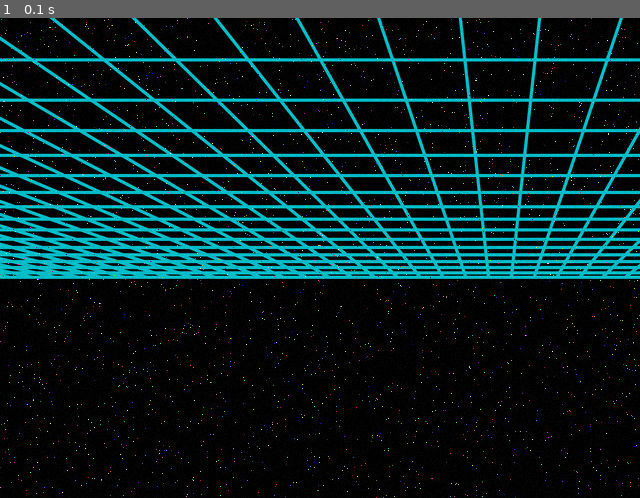
Above: before the commit, frame 1.
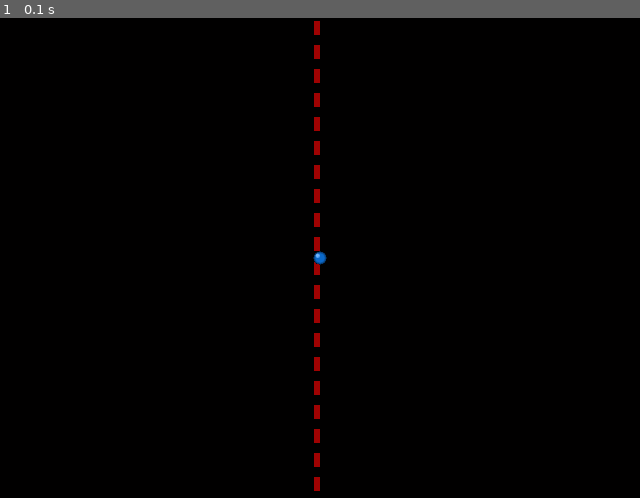
Above: after the commit, the same moment.

Repository: tulkas72/pygameProjs
Game: pygame game, started from gameObject.py
The game is run twice, just before and just after one commit, with the same random seed, the same clock (stepped at 60 frames per second) and the same inputs.
Inputs:
- Up to frame 1 (0.1 s): no input

The runs differ from the first frame. In frame 1, 21% of the frame differs, in the area x 0-100%, y 0-100%.

Commit message:
Añadidas imágenes de fondo y de la bola para pong. Añadida la carga y visualización de las imágenes de fondo y pelota para pong.

Diff:
--- a/gameObject.py
+++ b/gameObject.py
@@ -12,8 +12,55 @@
 WIDTH = 640
 HEIGHT = 480
 
+
 # Clases
 # ---------------------------------------------------------------------
+
+class Bola(pygame.sprite.Sprite):
+    """
+    La línea 1 crea la clase Bola que hereda los métodos de la clase pygame.sprite.Sprite, esto es muy importante
+    debido a que contiene métodos necesarios para el manejo de Sprites.
+
+    La línea 2 crea el método __init__ que inicializa la clase.
+
+    La línea 3 invoca al método init de la clase heredada, muy importante también y difícil de explicar para comenzar.
+
+    La línea 4 ya nos suena más y lo que hace es cargar con nuestra función load_image() la imagen de la pelota,
+    como vemos tenemos puesto True porque la pelota si tiene zonas transparentes.
+
+    La línea 5 es de las cosas más útiles de pygame la función self.image.get_rect() obtiene un rectangulo con las
+    dimensiones y posición de la imagen (en este caso self.image) y se lo asignamos a self.rect
+
+    Aquí hago un inciso para comentar que get_rect() tiene unos parámetros muy útiles que podemos modificar para
+    posicionar y redimensionar nuestra imagen, son los siguientes:
+
+        top, left, bottom, right
+        topleft, bottomleft, topright, bottomright
+        midtop, midleft, midbottom, midright
+        center, centerx, centery
+        size, width, height
+        w, h
+
+    Así que podemos acceder a los diferentes valores como self.rect.centerx que nos devuelve la posición central de
+    la pelota respecto al ancho de la pantalla, y así con todos es cuestión de probarlos, pero más o menos se
+    entiende lo que devuelve cada uno. Lo mejor de todos ellos es que si cambias el valor de alguno el resto se
+    actualiza. Aquí lo tenéis mejor expliado.
+
+    En la línea 6 y 7 usamos las propiedades de rect y con centerx y centery definimos el centro de la pelota en el
+    centro de la pantalla. (aquí vemos porque pusimos WIDTH y HEIGHT como constantes globales).
+
+    La línea 8 define la velocidad que queremos para la pelota, separamos la velocidad en dos, la velocidad en el eje
+    x y la velocidad en el eje y, luego veremos porqué.
+    """
+
+    def __init__(self):
+        pygame.sprite.Sprite.__init__(self)
+        self.image = load_image("images/ball.png", True)
+        self.rect = self.image.get_rect()
+        self.rect.centerx = WIDTH // 2
+        self.rect.centery = HEIGHT // 2
+        self.speed = [0.5, -0.5]
+
 
 # ---------------------------------------------------------------------
 
@@ -28,9 +75,11 @@
         raise SystemExit(message)
     image = image.convert()
     if transparent:
-        color = image.get_at((0, 0))
-        image.set_colorkey(color, pygame.RLEACCEL)
+        colour = image.get_at((0, 0))
+        image.set_colorkey(colour, pygame.RLEACCEL)
     return image
+
+
 # ---------------------------------------------------------------------
 
 
@@ -38,15 +87,18 @@
     # establecer el modo de la pantalla de juego
     screen = pygame.display.set_mode((WIDTH, HEIGHT))
     pygame.display.set_caption("Pruebas Pygame")  # crear y abrir la ventana
-    background_image = load_image('images/fondo4.jpg')  # cargar imagen
+    background_image = load_image('images/fondo_pong.png')  # cargar imagen
+    bola = Bola()
+
     while True:  # bucle de juego Game Loop
         for eventos in pygame.event.get():  # manejo de eventos
-            if eventos.type == pygame.locals.QUIT:
+            if eventos.type == QUIT:  # pygame.locals.QUIT
                 pygame.quit()
                 sys.exit(0)
 
         # ponerla en la ventana, en la posición x=0,y=0
         screen.blit(background_image, (0, 0))
+        screen.blit(bola.image, bola.rect)
         pygame.display.flip()  # actualiza la pantalla para que se muestre la imagen
     return 0
 
Binary file added: images/ball.png
Binary file added: images/fondo_pong.png
